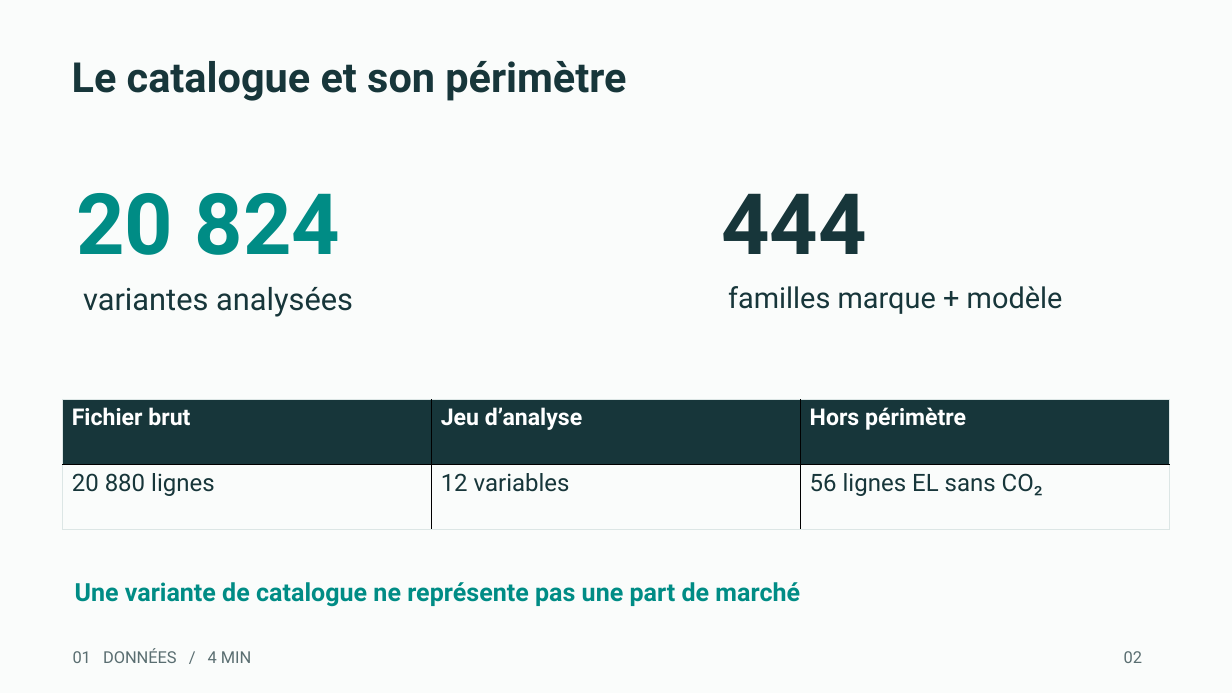
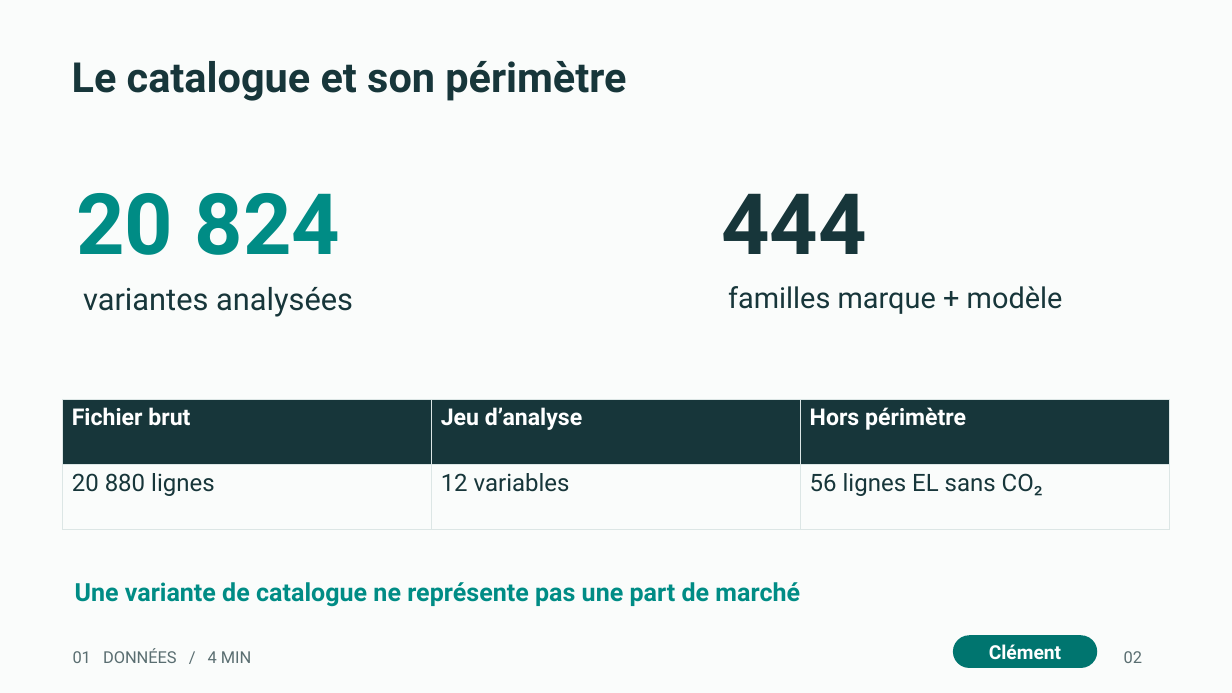
Before and after one commit to MachineLearning-NCJP/Atelier-01, a slide deck: slide 2 of presentation/output/evaluation_ds_ml_vehicules.pptx. Drawn at 1232x693 pixels with LibreOffice and Linux fonts; fonts in the diff are those of the drawing. Boxes give left, top, right and bottom in pixels: in the first picture for what was removed or moved away, otherwise in the second. Text is boxed around its words. In the diff, an @@ line names an element or a change of style, - is before the commit and + after.

```diff
--- a/presentation/output/evaluation_ds_ml_vehicules.pptx
+++ b/presentation/output/evaluation_ds_ml_vehicules.pptx
@@ table at <box>63,399,1169,530</box> @@
@@ borders changed @@
@@ rounded rectangle added at <box>953,636,1097,668</box>, fill #00756F, 15 pt, text #FFFFFF, bold @@
+Clément
```
Also in this commit, not shown: 22 other slides changed, 1 other file.
